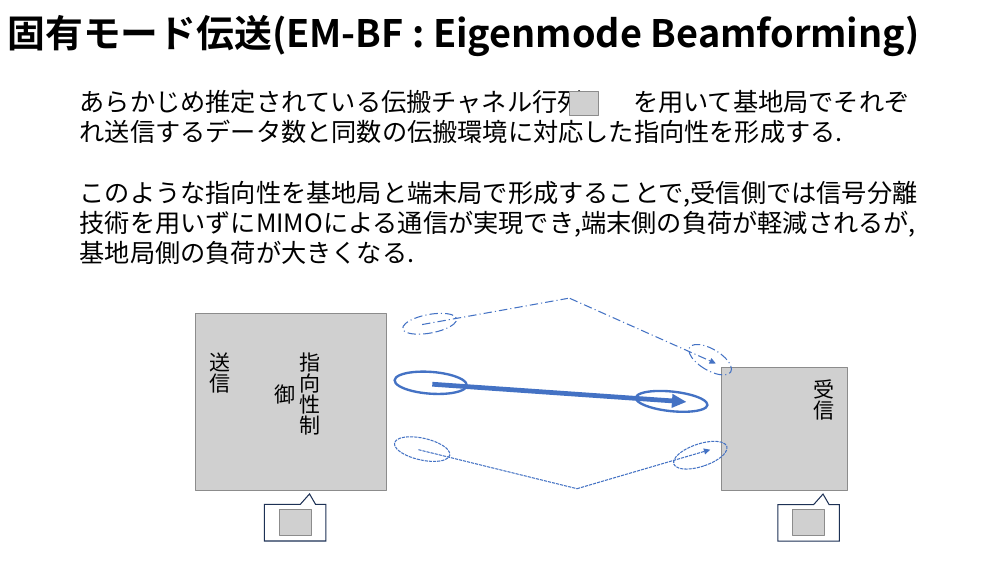
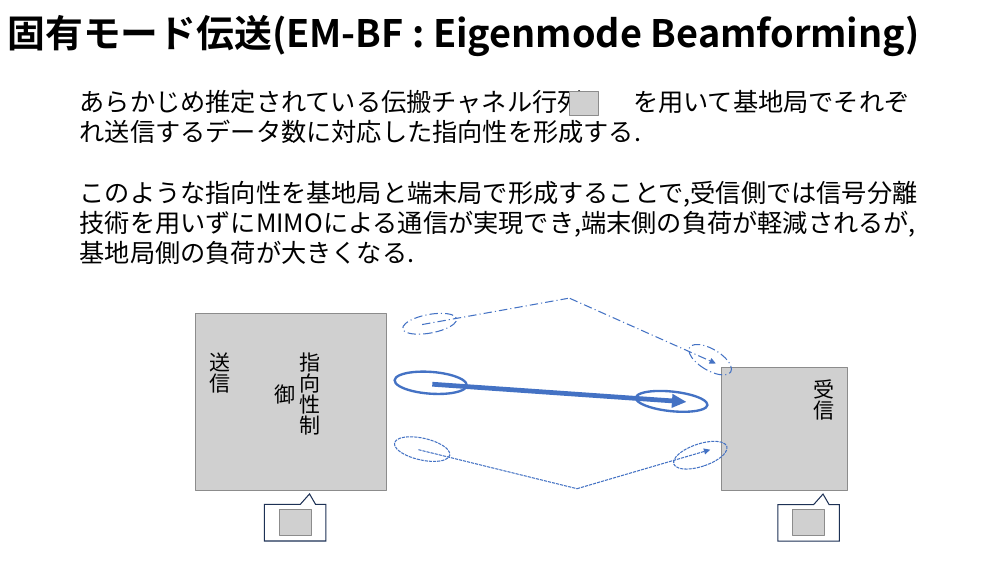
Before and after one commit to ryoww/seminar, a slide deck: slide 9 of MIMO/MU-MIMO.pptx. Drawn at 1008x567 pixels with LibreOffice and Linux fonts; fonts in the diff are those of the drawing; grey boxes stand for pictures. Boxes give left, top, right and bottom in pixels: in the first picture for what was removed or moved away, otherwise in the second. Text is boxed around its words. In the diff, an @@ line names an element or a change of style, - is before the commit and + after.

```diff
--- a/MIMO/MU-MIMO.pptx
+++ b/MIMO/MU-MIMO.pptx
@@ text at [80,89,909,143]: text changed @@
-あらかじめ推定されている伝搬チャネル行列 を用いて基地局でそれぞれ送信するデータ数と同数の伝搬環境に対応した指向性を形成する.
+あらかじめ推定されている伝搬チャネル行列 を用いて基地局でそれぞれ送信するデータ数に対応した指向性を形成する.
```
Also in this commit, not shown: 2 other slides changed, 5 slides added, 1 slide removed, 7 other files.
